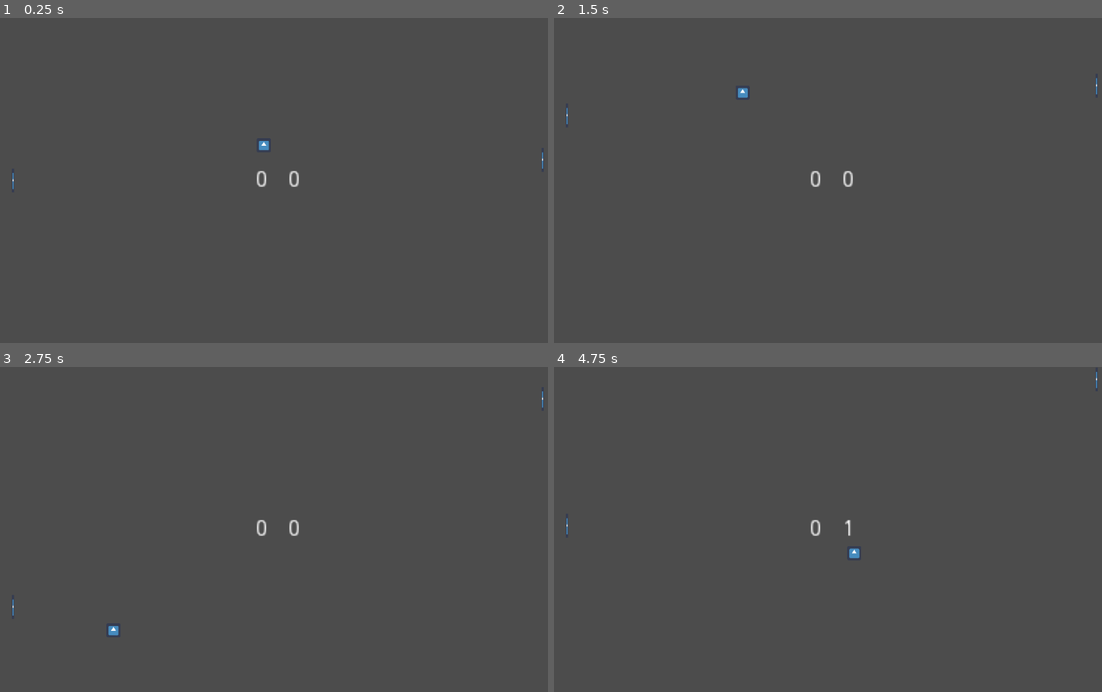
Above: before the commit, frames 1-4 (two rows, left to right).
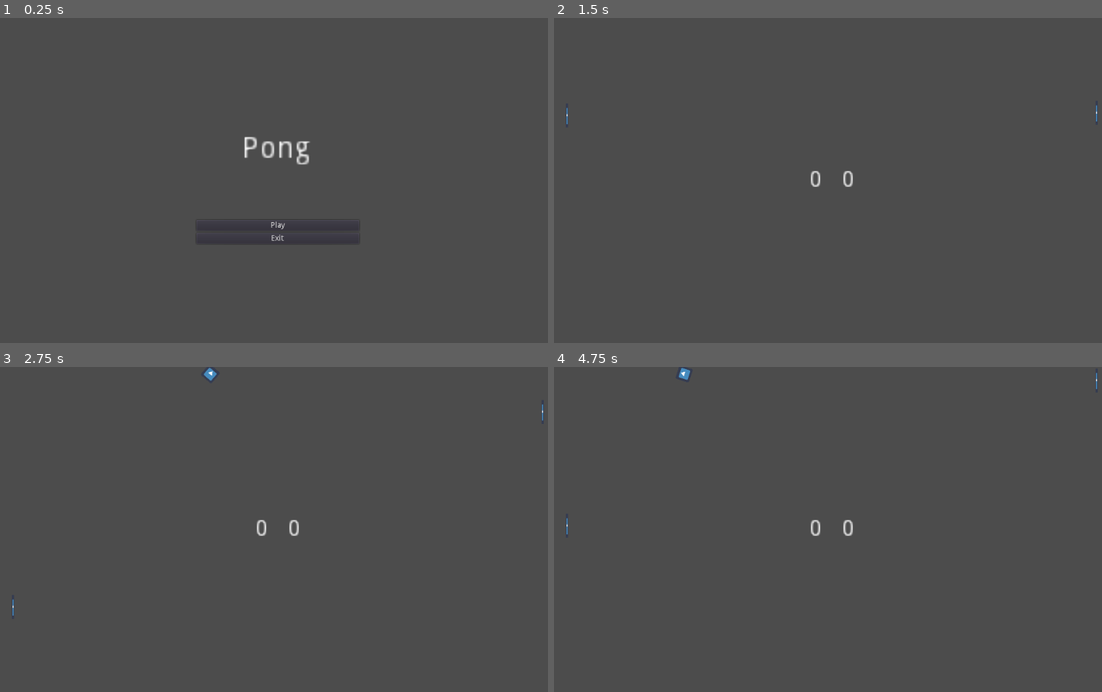
Above: after the commit, the same moments.

Repository: paomwattana/godot-pong
Game: Godot game, scene res://StartMenu.tscn
The game is run twice, just before and just after one commit, with the same random seed, the same clock (stepped at 60 frames per second) and the same inputs. Before the commit the project starts from res://Game.tscn. The engine's default icon, where the game draws it, is replaced by a stand-in: a white triangle on a blue panel in a dark square.
Inputs (mouse positions are in pixels of both pictures, inside the frame that each line leads up to):
- Up to frame 1 (0.25 s): no input
- Up to frame 2 (1.5 s): click (833, 226) at 0.5 s, where only the run after the commit has a clickable "Play"; hold Up (ui_up) from 1.28 s (still down)
- Up to frame 3 (2.75 s): release Up (ui_up) at 2.03 s; hold Down (ui_down) from 2.03 s (still down)
- Up to frame 4 (4.75 s): release Down (ui_down) at 2.78 s; hold Up (ui_up) 2.78-4.28 s; hold Down (ui_down) from 4.28 s (still down)

The runs differ from the first frame. In frame 1, 0.7% of the frame differs, in the area x 2-100%, y 36-70%; in frame 2, less than 0.1%; in frame 3, 0.1%; in frame 4, 0.2%.

Commit message:
added start menu, fixing win/lose menu & ball
- ball to be changed from rigidbody2d into area2d
- delay before spawning balls
- to customize game over for winning/losing condition

Diff:
--- a/Ball.gd
+++ b/Ball.gd
@@ -13,10 +13,21 @@
 
 	linear_velocity *= MAX_SPEED
 
+func _physics_process(delta):
+	# todo: bug where you can vertically push the ball and exert extra force
+	# todo: sometimes tilt too
+	pass
+
 
 func _on_GoalLeft_body_entered(_body):
 	queue_free()
 
+func _on_Ball_body_entered(body:Node):
+	if body.name == "PaddlePlayer" || body.name == "PaddleAI": # PaddlePlayer or PaddleAI
+		linear_velocity.x = -linear_velocity.x
+		linear_velocity.y = rng.randf_range(-1, 1)
+		linear_velocity = linear_velocity.normalized() # turn into unit vector
 
-func _on_GoalRight_body_entered(_body):
-	queue_free()
+		linear_velocity *= MAX_SPEED
+	else:
+		linear_velocity.y = -linear_velocity.y
--- a/Ball.tscn
+++ b/Ball.tscn
@@ -1,18 +1,14 @@
-[gd_scene load_steps=5 format=2]
+[gd_scene load_steps=4 format=2]
 
 [ext_resource path="res://icon.png" type="Texture" id=1]
 [ext_resource path="res://Ball.gd" type="Script" id=2]
-
-[sub_resource type="PhysicsMaterial" id=2]
-friction = 0.0
-bounce = 1.0
 
 [sub_resource type="CircleShape2D" id=1]
 radius = 13.0
 
 [node name="Ball" type="RigidBody2D"]
-physics_material_override = SubResource( 2 )
 gravity_scale = 0.0
+contact_monitor = true
 linear_damp = 0.0
 script = ExtResource( 2 )
 
--- a/Game.gd
+++ b/Game.gd
@@ -1,15 +1,39 @@
 extends Node2D
 
 const ballResource = preload("res://Ball.tscn")
+const gameOverMenuResource = preload("res://PaddleAI.tscn")
 
 onready var scorePlayer = 0
 onready var scoreAI = 0
+onready var ballSpawnTimer = $BallSpawnTimer
 export var WINNING_SCORE = 2
 
 func _ready():
-	spawnBall()
+	ballSpawnTimer.start()
 
-func spawnBall():
+func checkGameOver():
+	if (WINNING_SCORE <= scorePlayer || WINNING_SCORE <= scoreAI):
+		var gameOverMenu = gameOverMenuResource.instance()
+		if (WINNING_SCORE <= scorePlayer): # player wins
+			pass
+		else: # AI wins
+			pass
+		self.add_child(gameOverMenu)
+
+func _on_GoalLeft_body_entered(_body):
+	scoreAI += 1
+	$Scores/AIScore.text = str(scoreAI)
+	checkGameOver()
+	ballSpawnTimer.start()
+
+func _on_GoalRight_body_entered(_body):
+	scorePlayer += 1
+	$Scores/PlayerScore.text = str(scorePlayer)
+	checkGameOver()
+	ballSpawnTimer.start()
+
+
+func _on_BallSpawnTimer_timeout():
 	var ball = ballResource.instance()
 	ball.position.x = 512
 	ball.position.y = 300
@@ -19,22 +43,3 @@
 	$GoalRight.connect("body_entered", ball, "_on_GoalRight_body_entered")
 
 	self.add_child(ball)
-
-func gameOver():
-	pass
-
-func checkGameOver():
-	if (WINNING_SCORE <= scorePlayer || WINNING_SCORE <= scoreAI):
-		gameOver()
-
-func _on_GoalLeft_body_entered(_body):
-	scoreAI += 1
-	$Scores/AIScore.text = str(scoreAI)
-	checkGameOver()
-	spawnBall()
-
-func _on_GoalRight_body_entered(_body):
-	scorePlayer += 1
-	$Scores/PlayerScore.text = str(scorePlayer)
-	checkGameOver()
-	spawnBall()
--- a/Game.tscn
+++ b/Game.tscn
@@ -70,5 +70,9 @@
 margin_bottom = 27.0
 text = "0"
 
+[node name="BallSpawnTimer" type="Timer" parent="."]
+one_shot = true
+
 [connection signal="body_entered" from="GoalLeft" to="." method="_on_GoalLeft_body_entered"]
 [connection signal="body_entered" from="GoalRight" to="." method="_on_GoalRight_body_entered"]
+[connection signal="timeout" from="BallSpawnTimer" to="." method="_on_BallSpawnTimer_timeout"]
--- /dev/null
+++ b/GameOverMenu.gd
@@ -0,0 +1,11 @@
+extends Control
+
+
+
+
+func _on_RestartButton_pressed():
+	get_tree().change_scene("res://Game.tscn")
+
+
+func _on_MenuButton_pressed():
+	get_tree().change_scene("res://StartMenu.tscn")
--- /dev/null
+++ b/GameOverMenu.tscn
@@ -0,0 +1,42 @@
+[gd_scene load_steps=2 format=2]
+
+[ext_resource path="res://GameOverMenu.gd" type="Script" id=1]
+
+[node name="GameOverMenu" type="Control"]
+anchor_right = 1.0
+anchor_bottom = 1.0
+script = ExtResource( 1 )
+
+[node name="WinLoseLabel" type="Label" parent="."]
+margin_left = 379.0
+margin_top = 140.0
+margin_right = 444.0
+margin_bottom = 180.0
+rect_scale = Vector2( 4, 4 )
+text = "dummy"
+align = 1
+
+[node name="VBoxContainer" type="VBoxContainer" parent="."]
+margin_left = 362.0
+margin_top = 366.0
+margin_right = 662.0
+margin_bottom = 530.0
+alignment = 1
+__meta__ = {
+"_edit_group_": true
+}
+
+[node name="RestartButton" type="Button" parent="VBoxContainer"]
+margin_top = 60.0
+margin_right = 300.0
+margin_bottom = 80.0
+text = "Restart"
+
+[node name="MenuButton" type="Button" parent="VBoxContainer"]
+margin_top = 84.0
+margin_right = 300.0
+margin_bottom = 104.0
+text = "Menu"
+
+[connection signal="pressed" from="VBoxContainer/RestartButton" to="." method="_on_RestartButton_pressed"]
+[connection signal="pressed" from="VBoxContainer/MenuButton" to="." method="_on_MenuButton_pressed"]
--- a/PaddleAI.gd
+++ b/PaddleAI.gd
@@ -4,7 +4,6 @@
 var ball = null
 var velocity = Vector2.ZERO
 
-# consider custom signal
 
 func _ready():
 	pass
@@ -12,21 +11,15 @@
 func _physics_process(delta):
 	velocity = Vector2.ZERO
 	if (ball):
+		# move AI paddle towards ball
 		velocity = position.direction_to(ball.position) * speed
 		velocity.x = 0
 	velocity = move_and_slide(velocity)
-	pass
 
 
-func _on_Area2D_body_entered(body:Node):
+func _on_DetectionArea2D_body_entered(body:Node):
 	ball = body
-	# # if ball detected, move towards ball's position
-	# if (body.name.match("**Ball***")):
-	# 	if (body.position.y < self.position.y):
-	# 		linear_velocity.y = -speed
-	# 	if (body.position.y > self.position.y):
-	# 		linear_velocity.y = speed
 
 
-func _on_Area2D_body_exited(body:Node):
+func _on_DetectionArea2D_body_exited(body:Node):
 	ball = null
--- a/PaddleAI.tscn
+++ b/PaddleAI.tscn
@@ -7,7 +7,7 @@
 extents = Vector2( 3, 23 )
 
 [sub_resource type="RectangleShape2D" id=2]
-extents = Vector2( 125.5, 612 )
+extents = Vector2( 130, 612 )
 
 [node name="PaddleAI" type="KinematicBody2D"]
 script = ExtResource( 2 )
@@ -20,11 +20,11 @@
 [node name="CollisionShape2D" type="CollisionShape2D" parent="."]
 shape = SubResource( 1 )
 
-[node name="Area2D" type="Area2D" parent="."]
+[node name="DetectionArea2D" type="Area2D" parent="."]
 
-[node name="CollisionShape2D" type="CollisionShape2D" parent="Area2D"]
-position = Vector2( -160.5, 0 )
+[node name="CollisionShape2D" type="CollisionShape2D" parent="DetectionArea2D"]
+position = Vector2( -156, 0 )
 shape = SubResource( 2 )
 
-[connection signal="body_entered" from="Area2D" to="." method="_on_Area2D_body_entered"]
-[connection signal="body_exited" from="Area2D" to="." method="_on_Area2D_body_exited"]
+[connection signal="body_entered" from="DetectionArea2D" to="." method="_on_DetectionArea2D_body_entered"]
+[connection signal="body_exited" from="DetectionArea2D" to="." method="_on_DetectionArea2D_body_exited"]
--- /dev/null
+++ b/StartMenu.gd
@@ -0,0 +1,10 @@
+extends Control
+
+
+
+func _on_PlayButton_pressed():
+	get_tree().change_scene("res://Game.tscn")
+
+
+func _on_ExitButton_pressed():
+	get_tree().quit()
--- /dev/null
+++ b/StartMenu.tscn
@@ -0,0 +1,44 @@
+[gd_scene load_steps=2 format=2]
+
+[ext_resource path="res://StartMenu.gd" type="Script" id=1]
+
+[node name="StartMenu" type="Control"]
+anchor_right = 1.0
+anchor_bottom = 1.0
+script = ExtResource( 1 )
+
+[node name="PongLabel" type="Label" parent="."]
+margin_left = 430.0
+margin_top = 215.0
+margin_right = 470.0
+margin_bottom = 240.0
+rect_scale = Vector2( 4, 4 )
+text = "Pong"
+align = 1
+
+[node name="VBoxContainer" type="VBoxContainer" parent="."]
+margin_left = 362.0
+margin_top = 339.0
+margin_right = 662.0
+margin_bottom = 452.0
+grow_vertical = 2
+size_flags_stretch_ratio = 20.0
+alignment = 1
+__meta__ = {
+"_edit_group_": true
+}
+
+[node name="PlayButton" type="Button" parent="VBoxContainer"]
+margin_top = 34.0
+margin_right = 300.0
+margin_bottom = 54.0
+text = "Play"
+
+[node name="ExitButton" type="Button" parent="VBoxContainer"]
+margin_top = 58.0
+margin_right = 300.0
+margin_bottom = 78.0
+text = "Exit"
+
+[connection signal="pressed" from="VBoxContainer/PlayButton" to="." method="_on_PlayButton_pressed"]
+[connection signal="pressed" from="VBoxContainer/ExitButton" to="." method="_on_ExitButton_pressed"]
--- a/project.godot
+++ b/project.godot
@@ -11,7 +11,7 @@
 [application]
 
 config/name="pong"
-run/main_scene="res://Game.tscn"
+run/main_scene="res://StartMenu.tscn"
 config/icon="res://icon.png"
 
 [physics]
